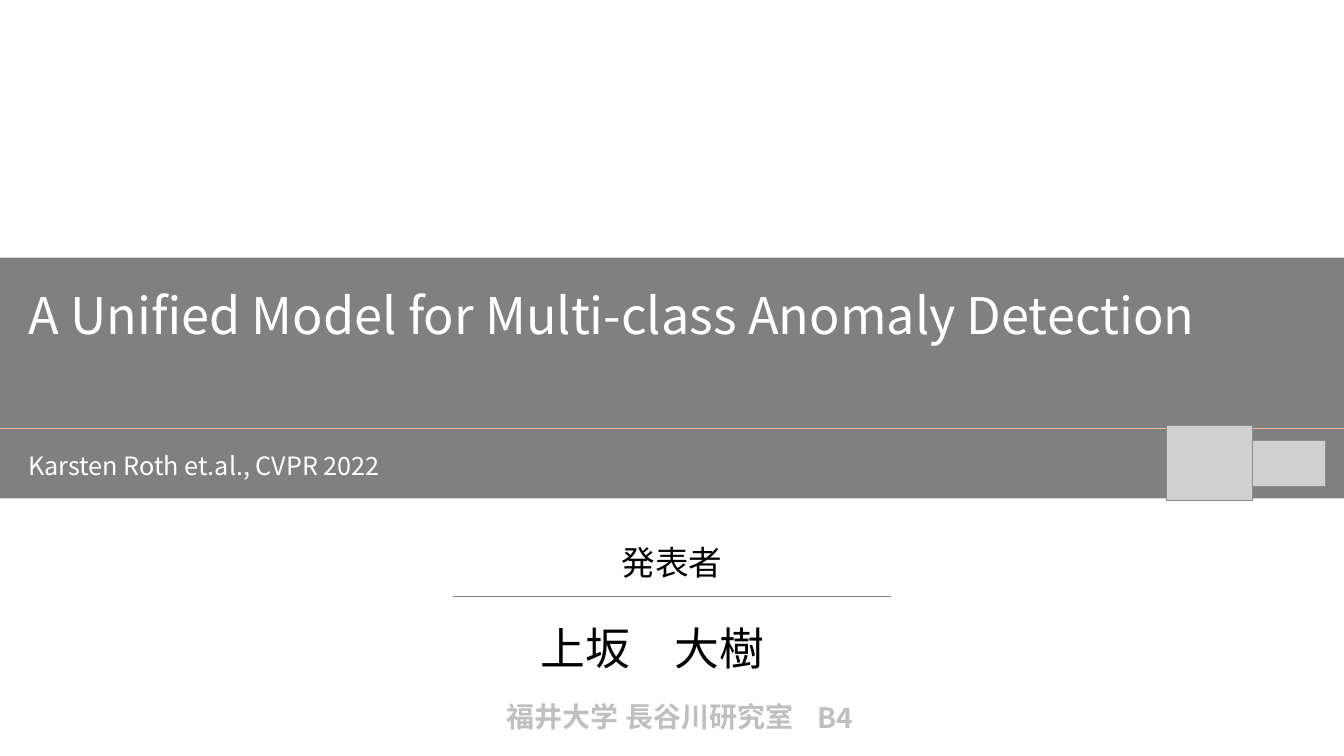
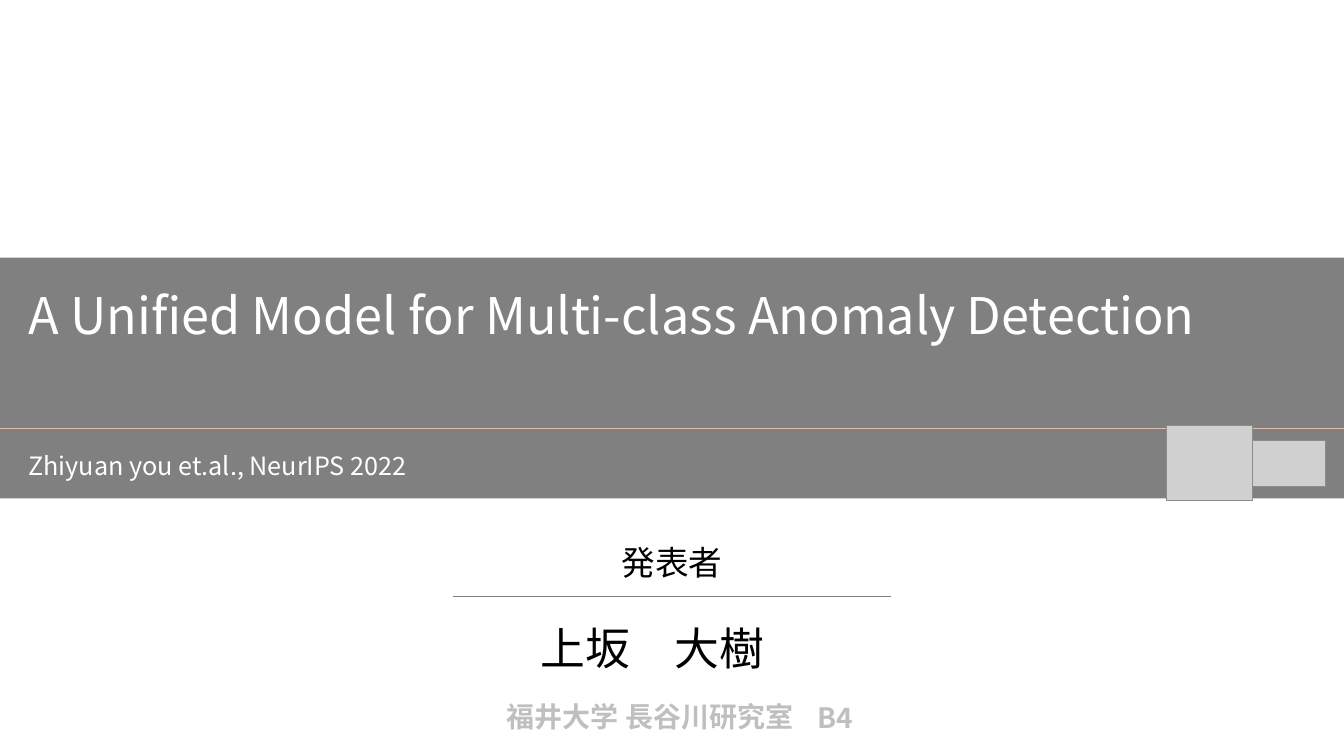
Before and after one commit to dhia-github/haselab-all, a slide deck: slide 1 of 20_発表資料/ゼミ資料/統一モデル_ゼミ資料２.pptx. Drawn at 1344x756 pixels with LibreOffice and Linux fonts; fonts in the diff are those of the drawing; grey boxes stand for pictures; background and template pictures are left out. Boxes give left, top, right and bottom in pixels: in the first picture for what was removed or moved away, otherwise in the second. Text is boxed around its words. In the diff, an @@ line names an element or a change of style, - is before the commit and + after.

```diff
--- a/20_発表資料/ゼミ資料/統一モデル_ゼミ資料２.pptx
+++ b/20_発表資料/ゼミ資料/統一モデル_ゼミ資料２.pptx
@@ text at [28, 455, 407, 481]: text changed @@
-Karsten Roth et.al., CVPR 2022
+Zhiyuan you et.al., NeurIPS 2022
```
Also in this commit, not shown: 1 other slide changed, 1 other file.
